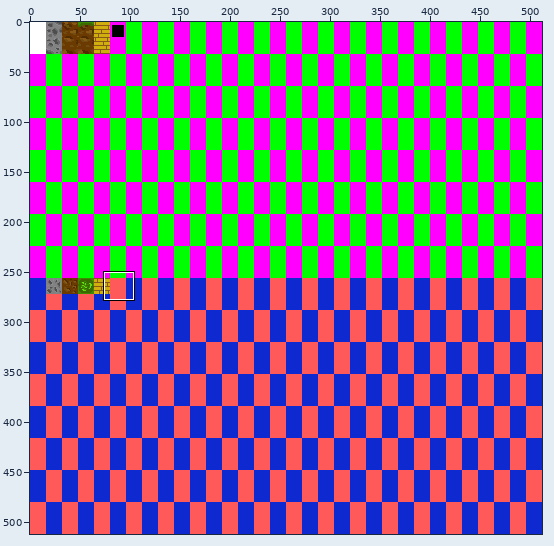
Sprite sheet, stored at src/res/bitmap/hexes.png. The first picture is a wide view before the edit; the outline marks the close-up.
Close-up. Old version:
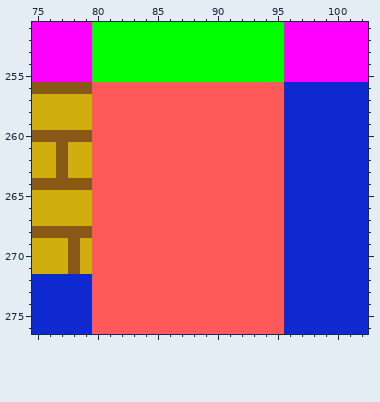
The file is 512x512 pixels. Shown: x 75..102, y 251..276.
After the commit:
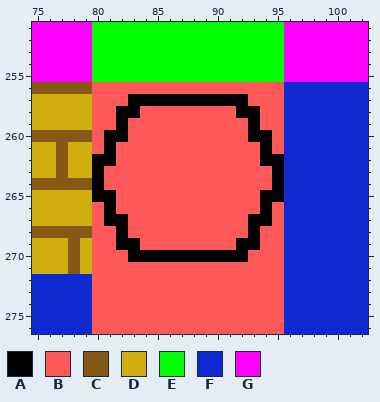
Palette (. is transparent): A #000000  B #ff5959  C #885916  D #cfae0e  E #00ff00  F #0e29cf  G #ff00ff
The exact change:
Colour A replaces colour B in row 257 at x 83 to 92; in row 258 at x 82 to 83 and 92 to 93; in row 259 at x 82 and 93; in row 260 at x 81 to 82 and 93 to 94; in row 261 at x 81 and 94; in row 262 at x 80 to 81 and 94 to 95.
Colour A replaces colour B in rows 263 to 264 at x 80 and 95; in row 265 at x 80 to 81 and 94 to 95; in row 266 at x 81 and 94; in row 267 at x 81 to 82 and 93 to 94; in row 268 at x 82 and 93; in row 269 at x 82 to 83 and 92 to 93.
Colour A replaces colour B in row 270 at x 83 to 92.
